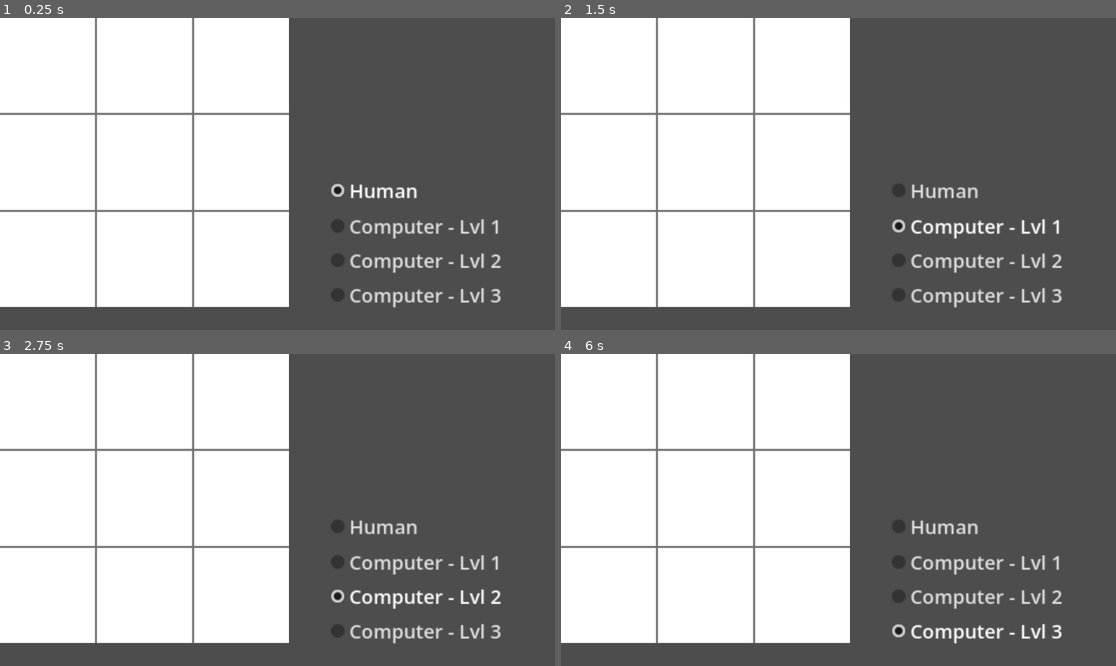
Above: before the commit, frames 1-4 (two rows, left to right).
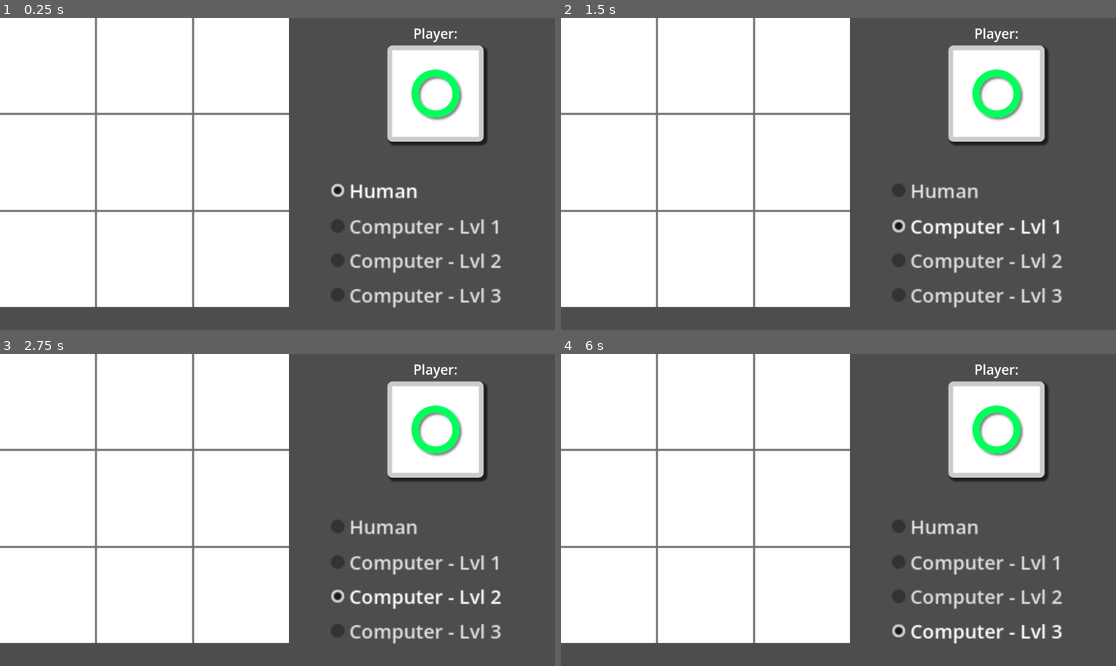
Above: after the commit, the same moments.

Repository: fractalfern/ff_03_TicTacToe_Retry
Game: Godot game, scene res://Scenes/TicTacToeGame/tic_tac_toe_game.tscn
The game is run twice, just before and just after one commit, with the same random seed, the same clock (stepped at 60 frames per second) and the same inputs.
Inputs:
- Up to frame 1 (0.25 s): no input
- Up to frame 2 (1.5 s): click "Human" at 0.5 s; click "Computer - Lvl 1" at 1.25 s
- Up to frame 3 (2.75 s): click "Computer - Lvl 2" at 2 s
- Up to frame 4 (6 s): click "Computer - Lvl 3" at 2.75 s; click "Human" at 3.5 s; click "Computer - Lvl 1" at 4.25 s; click "Computer - Lvl 2" at 5 s; click "Computer - Lvl 3" at 5.75 s

The runs differ from the first frame. In frame 1, 5.8% of the frame differs, in the area x 69-88%, y 3-41%; in frame 2, 5.8%; in frame 3, 5.8%; in frame 4, 5.8%.

Commit message:
player marker

Diff:
--- /dev/null
+++ b/tic-tac-toe-retry/Scenes/TicTacToeGame/player_panel.gd
@@ -0,0 +1,31 @@
+extends Panel
+
+@export var circle_marker: PackedScene
+@export var cross_marker: PackedScene
+
+var marker_position: Vector2i
+var marker: Node
+
+# Called when the node enters the scene tree for the first time.
+func _ready() -> void:
+	var cell_size: int = size.x
+
+	@warning_ignore("integer_division")
+	marker_position = Vector2i(cell_size/2,cell_size/2)
+
+	print("Panel cell Size: ", cell_size)
+
+func place_marker(player: int) -> void:
+	if marker:
+		marker.queue_free()
+
+	if player == Constants.PLAYER_CIRCLE:
+		marker = circle_marker.instantiate()
+	else: #player == Constants.PLAYER_CROSS:
+		marker = cross_marker.instantiate()
+
+	assert(marker != null)
+	@warning_ignore("integer_division")
+	marker.position = marker_position
+	print("Marker Position: ", marker.position)
+	add_child(marker)
--- a/tic-tac-toe-retry/Scenes/TicTacToeGame/tic_tac_toe_game.gd
+++ b/tic-tac-toe-retry/Scenes/TicTacToeGame/tic_tac_toe_game.gd
@@ -3,6 +3,7 @@
 @onready var game_logic: Node = $TicTacToeLogic
 @onready var grid_sprite: Sprite2D = $GridSprite
 @onready var game_over_screen: CanvasLayer = $GameOverScreen
+@onready var player_panel: Panel = $PlayerPanel
 
 var current_player: int
 var is_user_turn: bool
@@ -23,6 +24,8 @@
 	get_tree().call_group("circle_markers", "queue_free")
 
 	game_over_screen.hide()
+
+	player_panel.place_marker(current_player)
 
 # Called when the node enters the scene tree for the first time.
 func _ready() -> void:
@@ -60,6 +63,8 @@
 
 	num_turns += 1
 	swap_current_player()
+
+	player_panel.place_marker(current_player)
 
 func process_user_turn(cell: Vector2i) -> void:
 	# We've determined to play the user's turn. Immediately flip user_turn
--- a/tic-tac-toe-retry/Scenes/TicTacToeGame/tic_tac_toe_game.tscn
+++ b/tic-tac-toe-retry/Scenes/TicTacToeGame/tic_tac_toe_game.tscn
@@ -8,8 +8,22 @@
 [ext_resource type="PackedScene" uid="uid://cel7vyke0gm35" path="res://Scenes/cross_marker.tscn" id="6_wh2jp"]
 [ext_resource type="PackedScene" uid="uid://d32q0ac1by1rb" path="res://Scenes/GameOverScreen/game_over_screen.tscn" id="7_jvtr2"]
 [ext_resource type="PackedScene" uid="uid://cany4j0wiva1r" path="res://Scenes/OpponentSelector/opponent_selector.tscn" id="8_mf0ku"]
+[ext_resource type="Script" uid="uid://v1nulov0skic" path="res://Scenes/TicTacToeGame/player_panel.gd" id="9_k8woe"]
 
 [sub_resource type="ButtonGroup" id="ButtonGroup_xrlcn"]
+
+[sub_resource type="StyleBoxFlat" id="StyleBoxFlat_k8woe"]
+bg_color = Color(1, 1, 1, 1)
+border_width_left = 10
+border_width_top = 10
+border_width_right = 10
+border_width_bottom = 10
+corner_radius_top_left = 10
+corner_radius_top_right = 10
+corner_radius_bottom_right = 10
+corner_radius_bottom_left = 10
+shadow_size = 5
+shadow_offset = Vector2(5, 5)
 
 [node name="TicTacToeGame" type="Node2D" unique_id=79474767]
 script = ExtResource("1_xrlcn")
@@ -30,5 +44,24 @@
 [node name="OpponentSelector" parent="." unique_id=1475117216 instance=ExtResource("8_mf0ku")]
 button_group = SubResource("ButtonGroup_xrlcn")
 
+[node name="PlayerPanel" type="Panel" parent="." unique_id=129931475]
+offset_left = 804.0
+offset_top = 57.0
+offset_right = 1004.0
+offset_bottom = 257.0
+theme_override_styles/panel = SubResource("StyleBoxFlat_k8woe")
+script = ExtResource("9_k8woe")
+circle_marker = ExtResource("5_nhyv1")
+cross_marker = ExtResource("6_wh2jp")
+
+[node name="PlayerLabel" type="Label" parent="." unique_id=1799989175]
+offset_left = 804.0
+offset_top = 13.0
+offset_right = 1004.0
+offset_bottom = 47.0
+theme_override_font_sizes/font_size = 28
+text = "Player:"
+horizontal_alignment = 1
+
 [connection signal="restart" from="GameOverScreen" to="." method="_on_game_over_screen_restart"]
 [connection signal="opponent_select" from="OpponentSelector" to="." method="_on_opponent_selector_opponent_select"]
Not shown, added: tic-tac-toe-retry/Scenes/TicTacToeGame/player_panel.gd.uid
